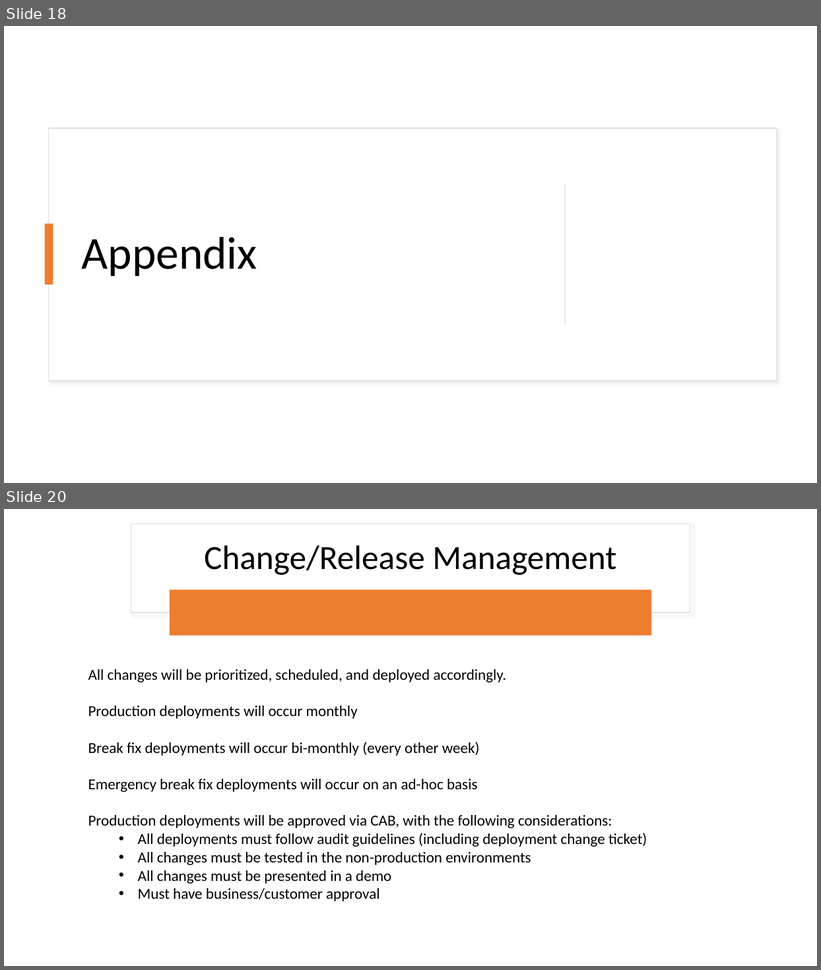
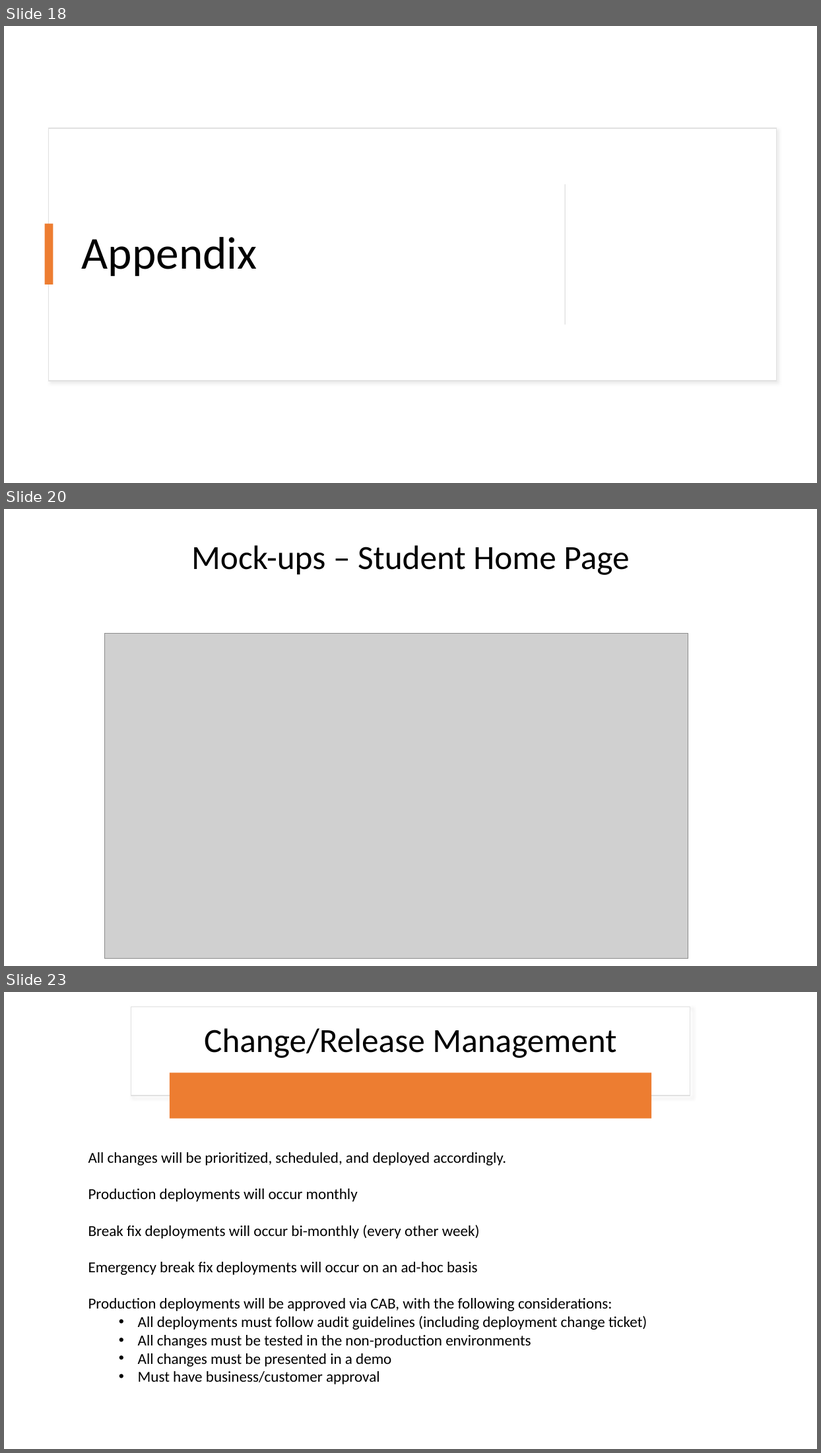
Before and after one commit to rlennon/ConnachtUni, a slide deck: documentation/Demonstrations/Connacht_University_TeamDC.pptx. Shown one above the other, each under a label of ours: slides 18 and 20 before the commit, slides 18, 20 and 23 after it; the slides between them are not shown. The pictures are 821x970 and 821x1453 pixels, drawn with LibreOffice and Linux fonts; fonts in the diff are those of the drawing; grey boxes stand for pictures. Boxes give left, top, right and bottom in pixels: in the first picture for what was removed or moved away, otherwise in the second. Text is boxed around its words. In the diff, an @@ line names an element or a change of style, - is before the commit and + after.

```diff
--- a/documentation/Demonstrations/Connacht_University_TeamDC.pptx
+++ b/documentation/Demonstrations/Connacht_University_TeamDC.pptx
@@ slide 20 added at (4, 509, 817, 966), background #FFFFFF @@
@@ title added at (191, 545, 629, 575), 40 pt, text #000000 @@
+Mock-ups – Student Home Page
@@ picture added at (105, 634, 689, 959) @@
@@ what was slide 20 is now slide 23 @@
```
Also in this commit, not shown: 1 slide changed, 2 other slides added.
